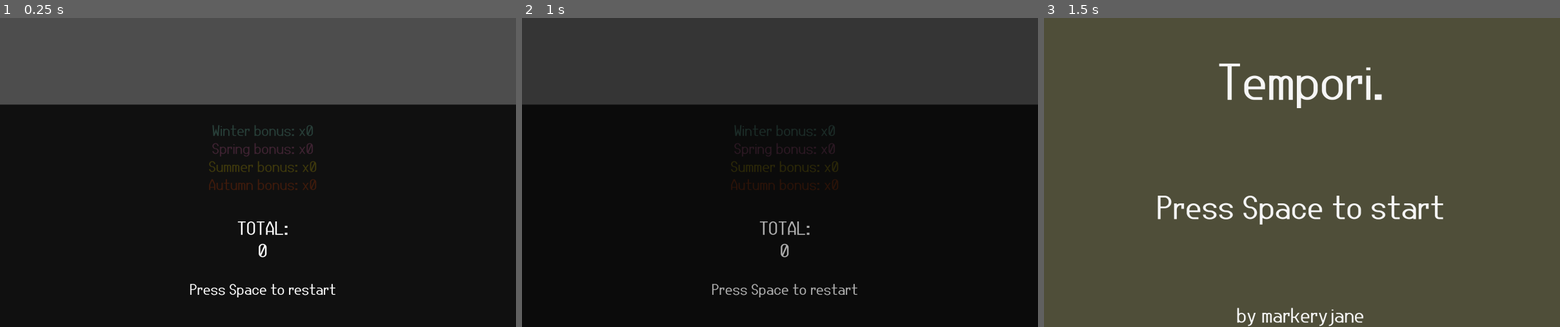
Above: before the commit, frames 1-3 (left to right).
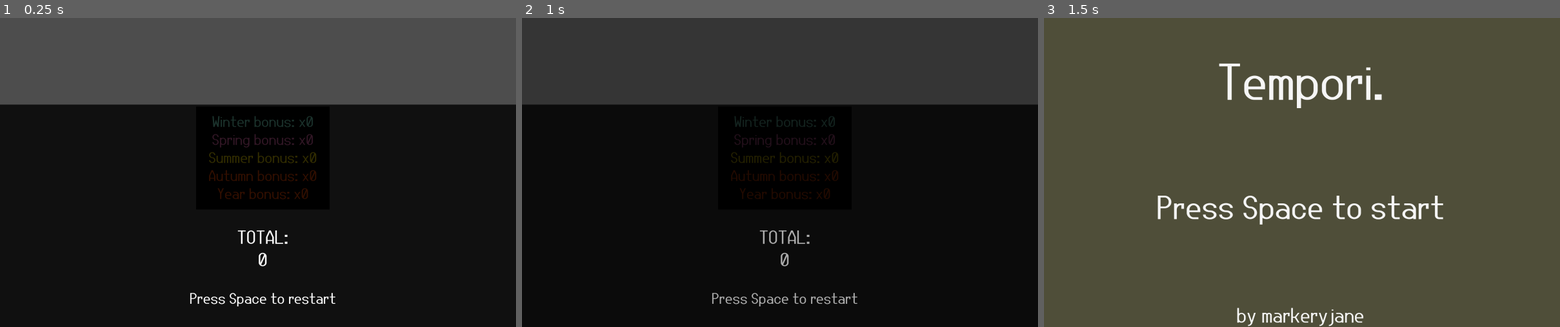
Above: after the commit, the same moments.

Repository: markeryjane/seeker
Game: Godot game, scene res://scenes/game_over_screen.tscn
The game is run twice, just before and just after one commit, with the same random seed, the same clock (stepped at 60 frames per second) and the same inputs. This scene is started directly instead of the project's main scene.
Inputs:
- Up to frame 1 (0.25 s): no input
- Up to frame 2 (1 s): tap Space at 0.5 s; hold Right (ui_right) from 0.53 s (still down); tap Z (discard) at 0.6 s; tap Enter (ui_accept) at 0.77 s
- Up to frame 3 (1.5 s): tap Space at 1.25 s; release Right (ui_right) at 1.28 s; hold Down (ui_down) from 1.28 s (still down); tap X (play_hand) at 1.35 s

The runs differ from the first frame. In frame 1, 2.6% of the frame differs, in the area x 36-65%, y 31-94%; in frame 2, 1.7%; in frame 3, nothing differs.

Commit message:
bonus multipliers work on score

Diff:
--- a/scenes/game_over_screen.gd
+++ b/scenes/game_over_screen.gd
@@ -10,29 +10,47 @@
 @onready var spring_bonus_text: Label = %SpringBonusText
 @onready var summer_bonus_text: Label = %SummerBonusText
 @onready var autumn_bonus_text: Label = %AutumnBonusText
+@onready var year_bonus_text: Label = %YearBonusText
 
 @onready var score_text: Label = %ScoreText
 
 # Called when the node enters the scene tree for the first time.
 func _ready() -> void:
-	score_text.text = str(final_score)
+	var bonus_multiplier = 0
+
 	if gameover_spring_bonus_active:
+		#final_score *= 3
+		bonus_multiplier += 3
 		spring_bonus_text.text = "Spring bonus: x3"
 	else:
 		spring_bonus_text.modulate = Color.html("#ffffff32")
 	if gameover_summer_bonus_active:
+		#final_score *= 3
+		bonus_multiplier += 3
 		summer_bonus_text.text = "Summer bonus: x3"
 	else:
 		summer_bonus_text.modulate = Color.html("#ffffff32")
 	if gameover_autumn_bonus_active:
+		#final_score *= 3
+		bonus_multiplier += 3
 		autumn_bonus_text.text = "Autumn bonus: x3"
 	else:
 		autumn_bonus_text.modulate = Color.html("#ffffff32")
 	if gameover_winter_bonus_active:
+		#final_score *= 3
+		bonus_multiplier += 3
 		winter_bonus_text.text = "Winter bonus: x3"
 	else:
 		winter_bonus_text.modulate = Color.html("#ffffff32")
+	if gameover_year_bonus_active:
+		#final_score *= 5
+		bonus_multiplier += 5
+		year_bonus_text.text = "Year bonus: x5"
+	else:
+		year_bonus_text.modulate = Color.html("#ffffff32")
 
+	final_score *= max(1,bonus_multiplier)
+	score_text.text = str(final_score)
 
 
 # Called every frame. 'delta' is the elapsed time since the previous frame.
--- a/scenes/game_over_screen.tscn
+++ b/scenes/game_over_screen.tscn
@@ -10,6 +10,13 @@
 offset_right = 2075.0
 offset_bottom = 1227.0
 color = Color(0, 0, 0, 0.792157)
+
+[node name="BonusBackground" type="ColorRect" parent="."]
+offset_left = 760.0
+offset_top = 344.0
+offset_right = 1278.0
+offset_bottom = 744.0
+color = Color(0.00119745, 0.00119745, 0.00119745, 1)
 
 [node name="CenterContainer" type="CenterContainer" parent="."]
 offset_left = -11.0
@@ -53,6 +60,14 @@
 text = "Autumn bonus: x0"
 horizontal_alignment = 1
 
+[node name="YearBonusText" type="Label" parent="CenterContainer/VBoxContainer"]
+unique_name_in_owner = true
+layout_mode = 2
+theme_override_colors/font_color = Color(1, 0.298039, 0, 1)
+theme_override_font_sizes/font_size = 60
+text = "Year bonus: x0"
+horizontal_alignment = 1
+
 [node name="TotalText" type="Label" parent="CenterContainer/VBoxContainer"]
 layout_mode = 2
 theme_override_font_sizes/font_size = 75
